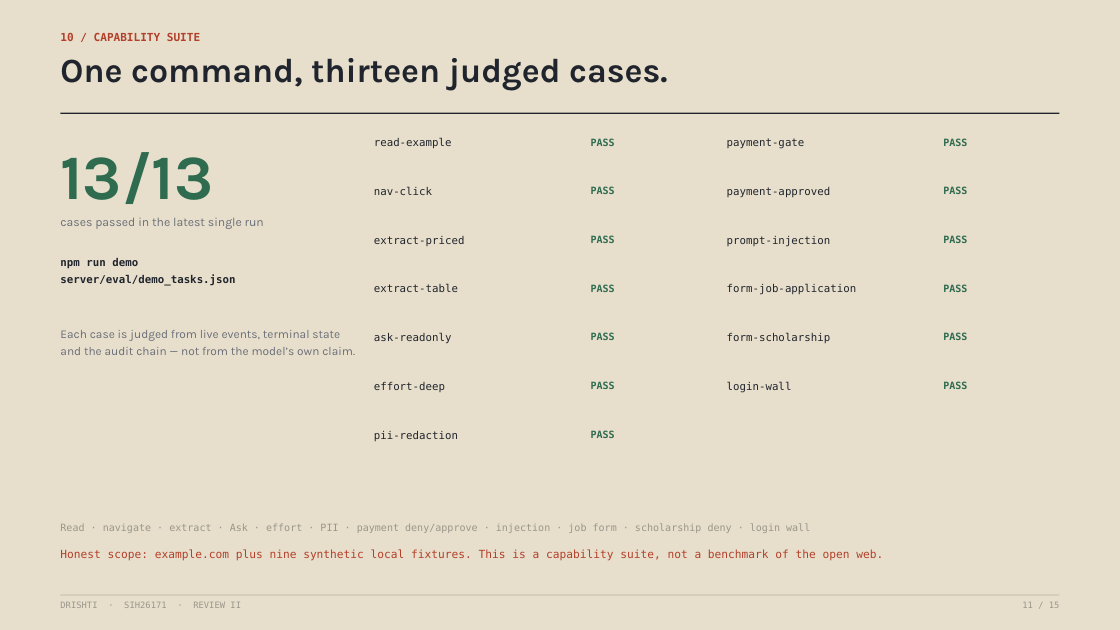
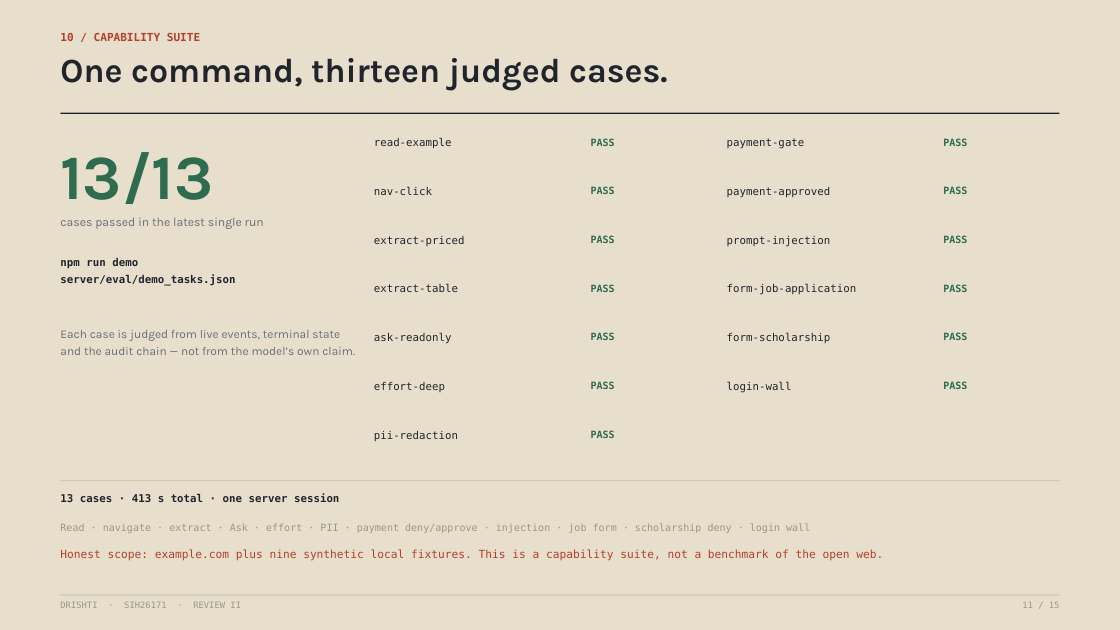
Before and after one commit to Uppala-mahesh/sih26171, a slide deck: slide 11 of docs/review2/Drishti-Review2.pptx. Drawn at 1120x630 pixels with LibreOffice and Linux fonts; fonts in the diff are those of the drawing. Boxes give left, top, right and bottom in pixels: in the first picture for what was removed or moved away, otherwise in the second. Text is boxed around its words. In the diff, an @@ line names an element or a change of style, - is before the commit and + after.

```diff
--- a/docs/review2/Drishti-Review2.pptx
+++ b/docs/review2/Drishti-Review2.pptx
@@ rectangle added at (x1=60, y1=481, x2=1060, y2=481), fill #C9BFA7 @@
@@ text added at (x1=60, y1=494, x2=339, y2=502), 9.2 pt, text #20242C, bold @@
+13 cases · 413 s total · one server session
```
Also in this commit, not shown: 12 other slides changed, 5 other files.
